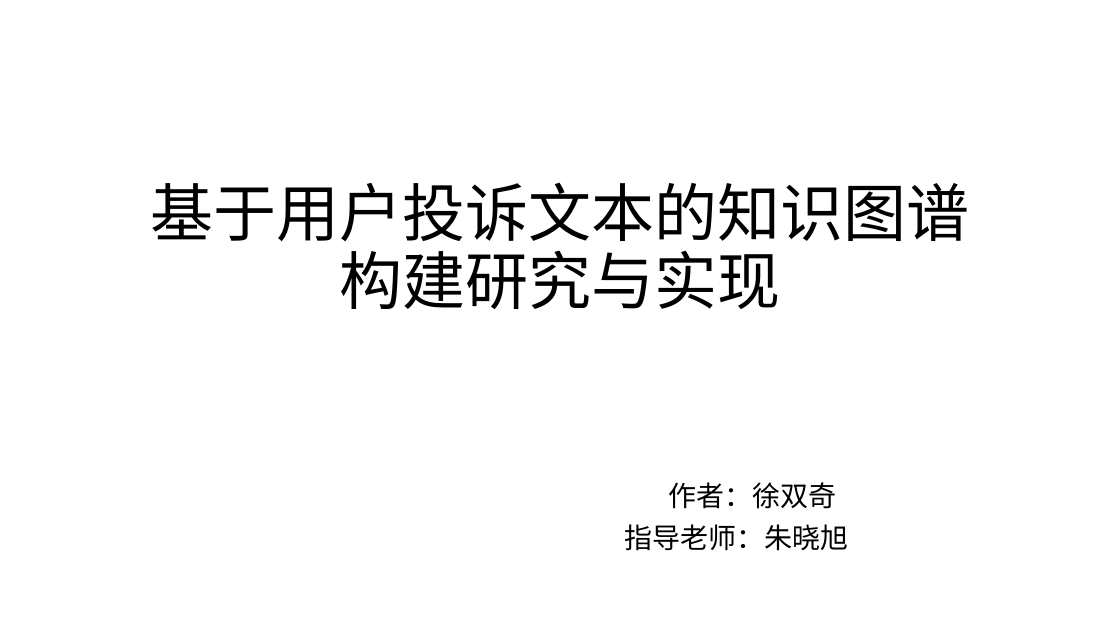
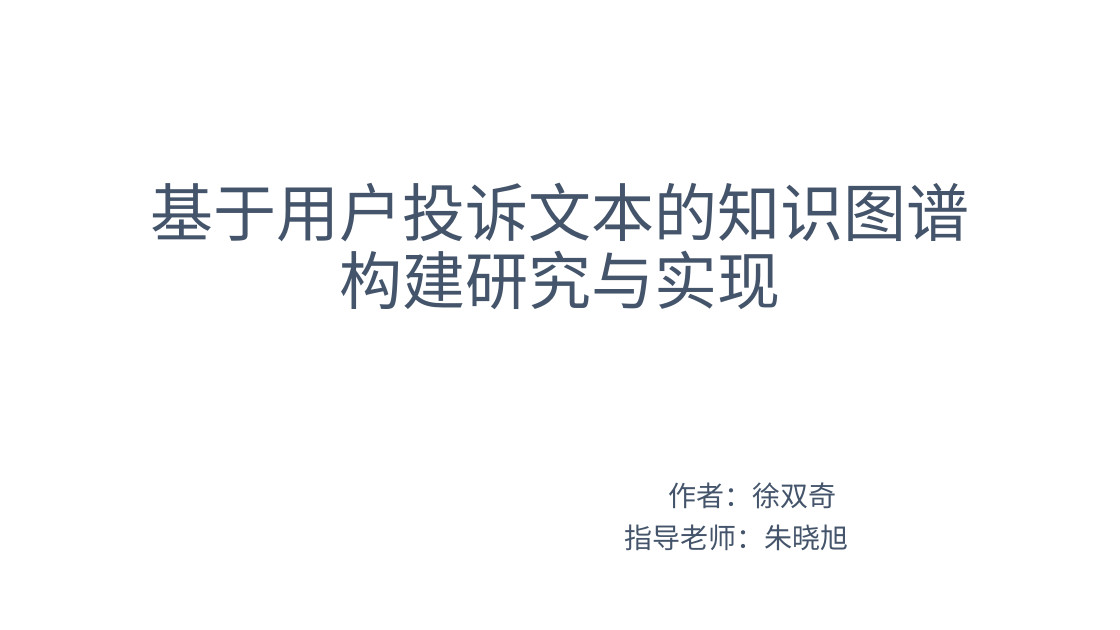
Before and after one commit to DoubleMagicXu/KG, a slide deck: slide 1 of 基于用户投诉文本的知识图谱构建.pptx. Drawn at 1120x630 pixels with LibreOffice and Linux fonts; fonts in the diff are those of the drawing. Boxes give left, top, right and bottom in pixels: in the first picture for what was removed or moved away, otherwise in the second. Text is boxed around its words. In the diff, an @@ line names an element or a change of style, - is before the commit and + after.

```diff
--- a/基于用户投诉文本的知识图谱构建.pptx
+++ b/基于用户投诉文本的知识图谱构建.pptx
@@ title "基于用户投诉文本的知识图谱构建研究与实现" at (150, 183, 969, 309): text colour #000000 to #44546A @@
@@ subtitle "作者：徐双奇" at (624, 482, 848, 551): text colour #000000 to #44546A @@
```
Also in this commit, not shown: 2 other slides changed, 11 slides added, 2 slides removed, 3 other files.
